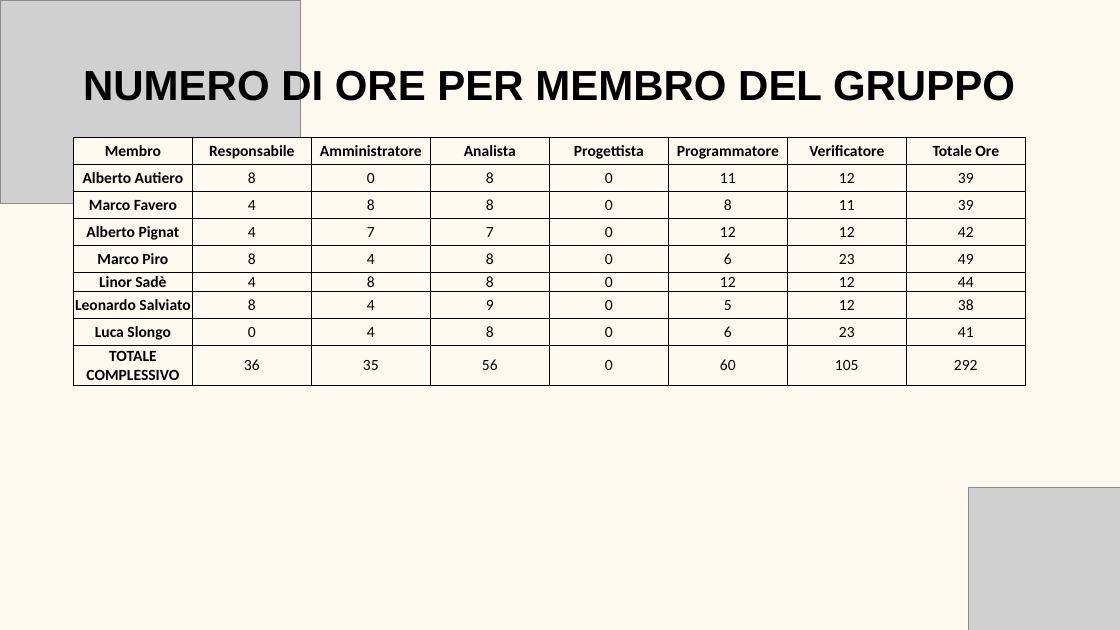
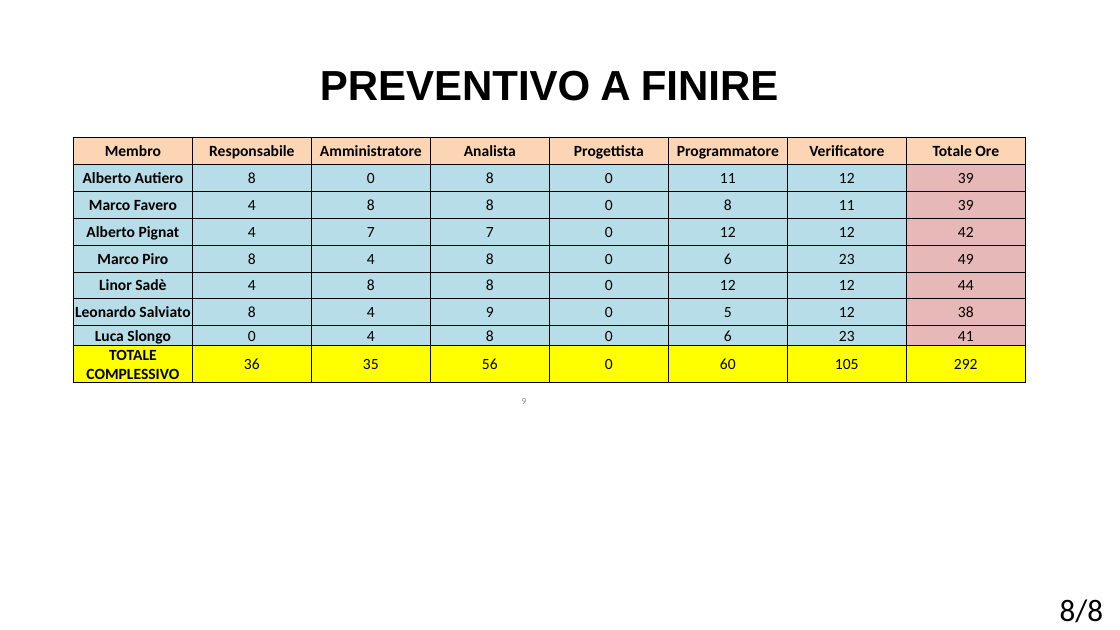
Before and after one commit to BugBustersUnipd/DocumentazioneSWE, a slide deck: slide 9 of RTB/PRESENTAZIONE RTB/Presentazione RTB.pptx (slide 10 before the commit). Drawn at 1120x630 pixels with LibreOffice and Linux fonts; fonts in the diff are those of the drawing; grey boxes stand for pictures; background and template pictures are left out. Boxes give left, top, right and bottom in pixels: in the first picture for what was removed or moved away, otherwise in the second. Text is boxed around its words. In the diff, an @@ line names an element or a change of style, - is before the commit and + after.

```diff
--- a/RTB/PRESENTAZIONE RTB/Presentazione RTB.pptx
+++ b/RTB/PRESENTAZIONE RTB/Presentazione RTB.pptx
@@ background #FFFAEF to picture (left out) @@
@@ picture removed at (0,0,301,203) @@
@@ text at (320,70,779,101): text changed @@
-NUMERO DI ORE PER MEMBRO DEL GRUPPO
+PREVENTIVO A FINIRE
@@ table at (73,137,1023,388) @@
@@ fill #FFFAEF to #FCD5B5 in row 1 @@
@@ fill #FFFAEF to #B7DEE8 in 49 cells @@
@@ fill #FFFAEF to #E6B9B8 in 7 cells @@
@@ fill #FFFAEF to #FFFF00 in row 9 @@
@@ page number added at (522,398,527,404), 12 pt, text #8C8C8C @@
+9
@@ picture removed at (968,488,1120,630) @@
@@ text added at (1060,599,1103,623), 40 pt, text #000000 @@
+8/8
```
Also in this commit, not shown: 8 other slides changed, 1 slide removed, 1 other file.
